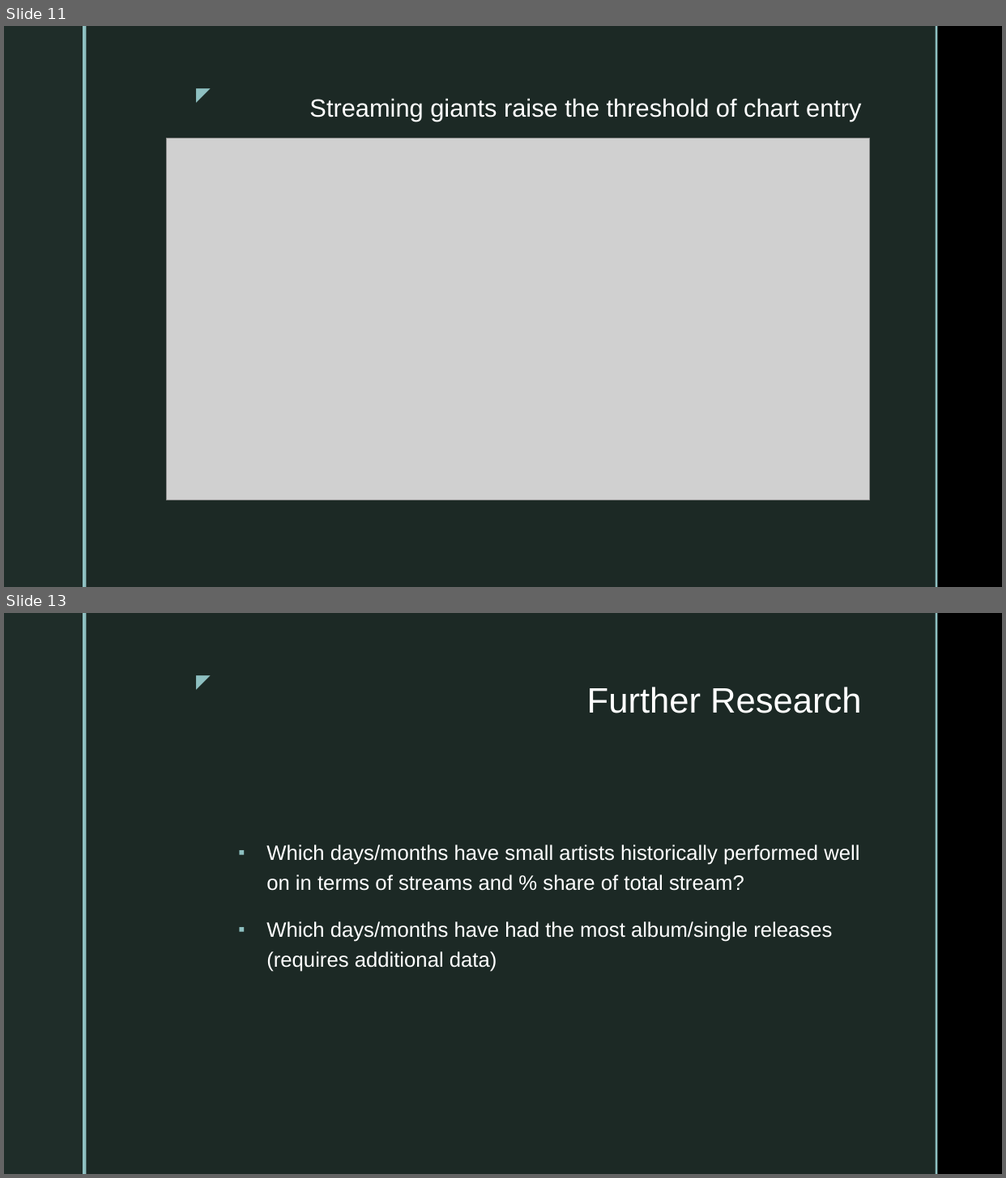
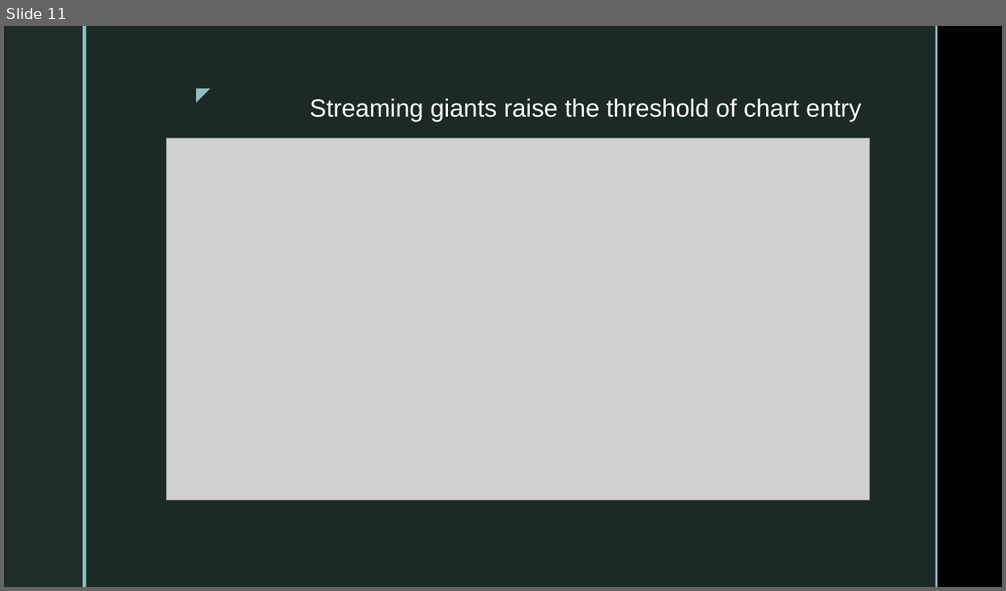
Before and after one commit to dynacao/streaming_spotify, a slide deck: presentation_spotify_YC.pptx. Shown one above the other, each under a label of ours: slides 11 and 13 before the commit, slide 11 after it; the slides between them are not shown. The pictures are 1006x1178 and 1006x591 pixels, drawn with LibreOffice and Linux fonts; fonts in the diff are those of the drawing; grey boxes stand for pictures; background and template pictures are left out. Boxes give left, top, right and bottom in pixels: in the first picture for what was removed or moved away, otherwise in the second. Text is boxed around its words. In the diff, an @@ line names an element or a change of style, - is before the commit and + after.

```diff
--- a/presentation_spotify_YC.pptx
+++ b/presentation_spotify_YC.pptx
@@ slide 13 removed at (4, 613, 1002, 1174), background picture (left out); not listed: 5 template elements that a slide beside it also shows @@
@@ title removed at (587, 687, 861, 713) @@
-Further Research
@@ text removed at (266, 845, 859, 972) @@
-▪ Which days/months have small artists historically performed well on in terms of streams and % share of total stream?
-▪ Which days/months have had the most album/single releases (requires additional data)
```
Also in this commit, not shown: 2 slides changed, 3 other files.
